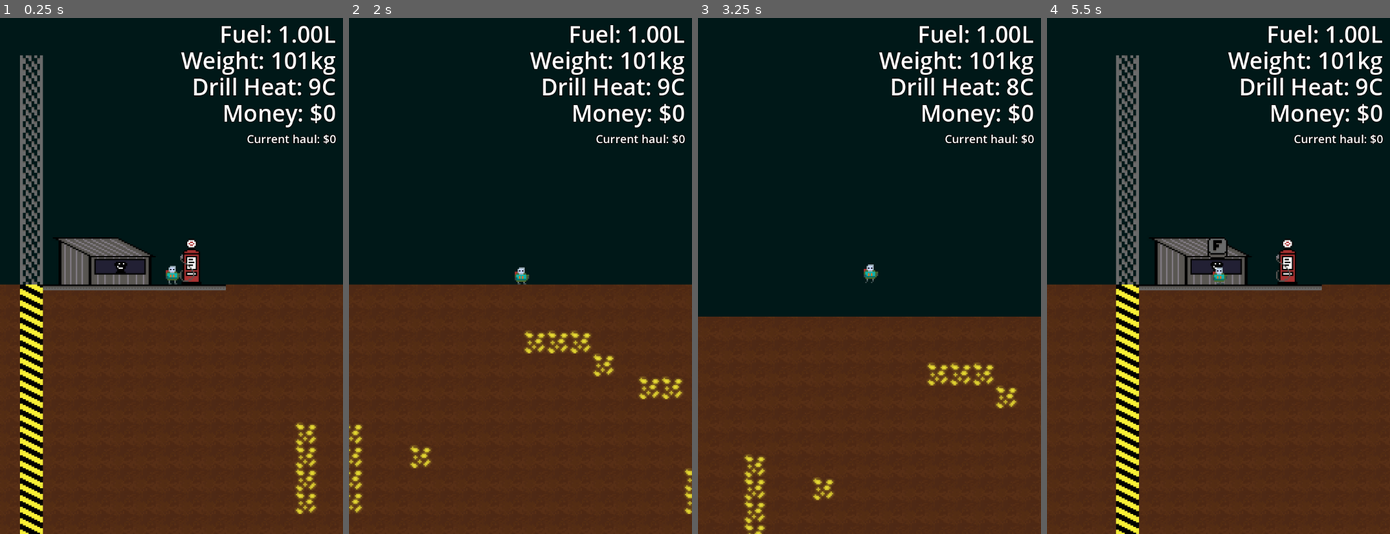
Above: before the commit, frames 1-4 (left to right).
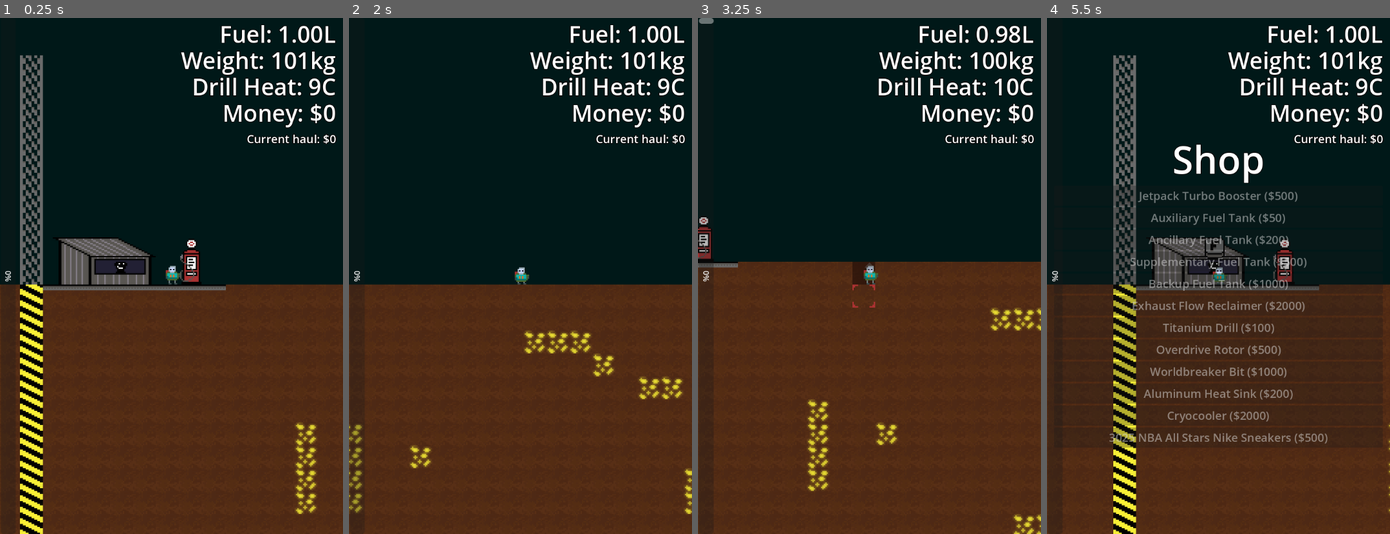
Above: after the commit, the same moments.

Repository: brikr/ludum-dare-57
Game: Godot game, scene res://scenes/main/main.tscn
Same seed, same stepped clock (60 frames per second), same inputs: the game is played once before the commit and once after it. This scene is started directly instead of the project's main scene.
Inputs (mouse positions are in pixels of both pictures, inside the frame that each line leads up to):
- Up to frame 1 (0.25 s): no input
- Up to frame 2 (2 s): tap Enter at 0.5 s; move the mouse to (595, 250) at 0.52 s; hold D (move_right) from 0.53 s (still down); tap F (interact) at 0.6 s; tap Space (jump) at 0.77, 1.52 s; move the mouse to (451, 301) at 1.27 s; click (451, 301) at 1.35 s
- Up to frame 3 (3.25 s): move the mouse to (903, 162) at 2.02 s; release D (move_right) at 2.03 s; hold A (move_left) 2.03-2.78 s; tap F (interact) at 2.1 s; move the mouse to (852, 379) at 2.77 s; hold D (move_right) from 2.78 s (still down); click (852, 379) at 2.85 s; tap Space (jump) at 3.02 s
- Up to frame 4 (5.5 s): move the mouse to (1321, 353) at 3.52 s; tap F (interact) at 3.6, 5.1 s; tap Space (jump) at 3.77, 4.52 s; tap K (respawn) at 4.15 s; move the mouse to (1115, 198) at 4.27 s; release D (move_right) at 4.28 s; hold A (move_left) 4.28-5.03 s; click (1115, 198) at 4.35 s; move the mouse to (1235, 276) at 5.02 s; hold D (move_right) from 5.03 s (still down)

The runs differ from the first frame. In frame 1, less than 0.1% of the frame differs, in the area x 1-4%, y 49-52%; in frame 2, 0.3%; in frame 3, 14%, in the area x 0-100%, y 0-100%; in frame 4, 11%.

Commit message:
Add depth gauge

Diff:
--- a/scenes/game_state/game_state.gd
+++ b/scenes/game_state/game_state.gd
@@ -167,6 +167,9 @@
 func map_coords_to_global_position(map_coords: Vector2i):
   return Vector2(map_coords * Constants.TILE_WIDTH)
 
+func get_player_map_coords():
+  return global_position_to_map_coords(player.position)
+
 func dig(coords: Vector2i):
   if map[coords].is_diggable():
     map[coords].clear()
--- a/scenes/hud/hud.gd
+++ b/scenes/hud/hud.gd
@@ -5,6 +5,10 @@
 Drill Heat: %dC
 Money: $%d"""
 const CURRENT_HAUL_VALUE_TEMPLATE := "Current haul: $%d"
+
+func _ready() -> void:
+  print("maxH", Constants.MAX_GEN_DEPTH - Constants.SURFACE_HEIGHT, " ", $DepthProgressBar.value)
+  $DepthProgressBar.max_value = Constants.MAX_GEN_DEPTH - Constants.SURFACE_HEIGHT - 1 # border width
 
 func _process(delta):
   $Status.text = FUEL_WEIGHT_MONEY_TEMPLATE % [
@@ -20,6 +24,8 @@
   else:
     $RespawnHint.visible = false
 
+  $DepthProgressBar.value = GameState.get_player_map_coords().y - Constants.SURFACE_HEIGHT + 1
+  print($DepthProgressBar.value)
   if GameState.has_won():
     $WinNotice.visible = true
   else:
--- a/scenes/hud/hud.tscn
+++ b/scenes/hud/hud.tscn
@@ -18,7 +18,7 @@
 horizontal_alignment = 2
 
 [node name="CurrentHaulValue" type="Label" parent="."]
-offset_left = 16.0
+offset_left = 5.0
 offset_top = 236.0
 offset_right = 706.0
 offset_bottom = 270.0
@@ -34,7 +34,8 @@
 theme = ExtResource("1_48c2t")
 theme_override_font_sizes/font_size = 32
 text = "Press K to respawn
-Your half your haul will be left here, the other half will be lost"
+Half your haul will be left here,
+the other half will be lost."
 horizontal_alignment = 1
 vertical_alignment = 1
 
@@ -48,3 +49,11 @@
 theme_override_font_sizes/font_size = 32
 text = "You Win!"
 horizontal_alignment = 1
+
+[node name="DepthProgressBar" type="ProgressBar" parent="."]
+offset_left = 33.0
+offset_right = 1113.0
+offset_bottom = 31.0
+rotation = 1.5708
+theme = ExtResource("1_48c2t")
+value = 50.0
--- a/scenes/player/player.gd
+++ b/scenes/player/player.gd
@@ -48,7 +48,7 @@
 ## Digging
 # digging power (per physics frame)
 # TODO: this should be 1.0 for real digging to return
-var digging_power = 1.0
+var digging_power = 1000000.0
 var digging_heat_gen = 0.5
 ## Heat
 # total heat value before it impacts digging
@@ -330,8 +330,8 @@
   # create haul drop
   if haul_weight > 0.0 || haul_value > 0.0 || has_gonster:
     var haul_instance = dropped_haul_scene.instantiate()
-    haul_instance.haul_value = haul_value * haul_penalty
-    haul_instance.haul_weight = haul_weight * haul_penalty
+    haul_instance.haul_value = round(haul_value * haul_penalty)
+    haul_instance.haul_weight = round(haul_weight * haul_penalty)
     haul_instance.haul_has_gonster = has_gonster
     haul_instance.position = position
     print(haul_instance.haul_has_gonster)
